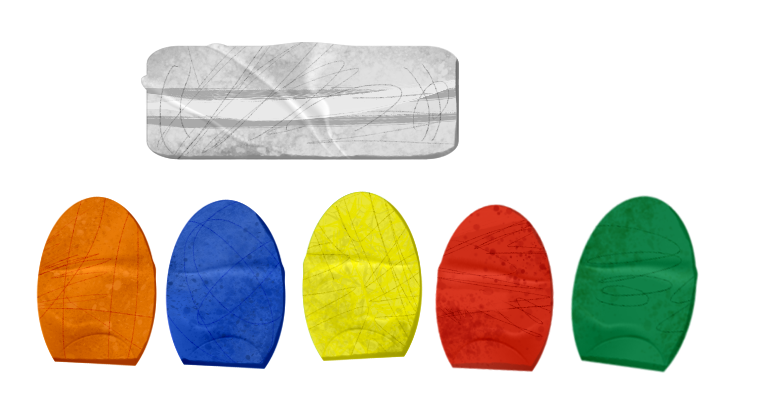
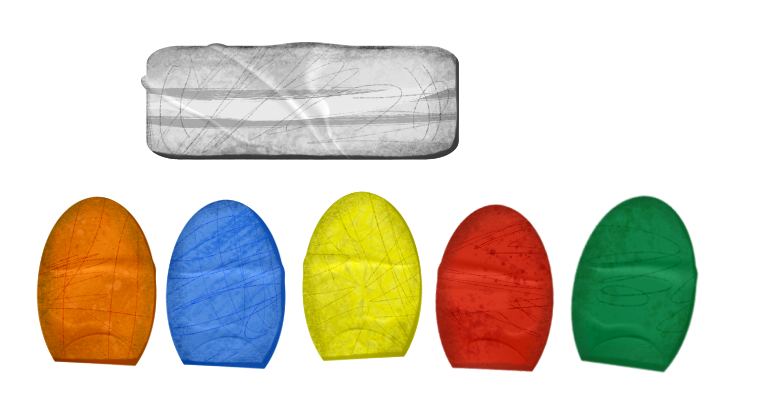
Revision of a layered 760x397 image; what changed, layer by layer:
painted on "RASGUEO" (1st of 2) over [576, 256, 699, 373]
painted on "RASGUEO" (2nd of 2) over [576, 256, 699, 373]